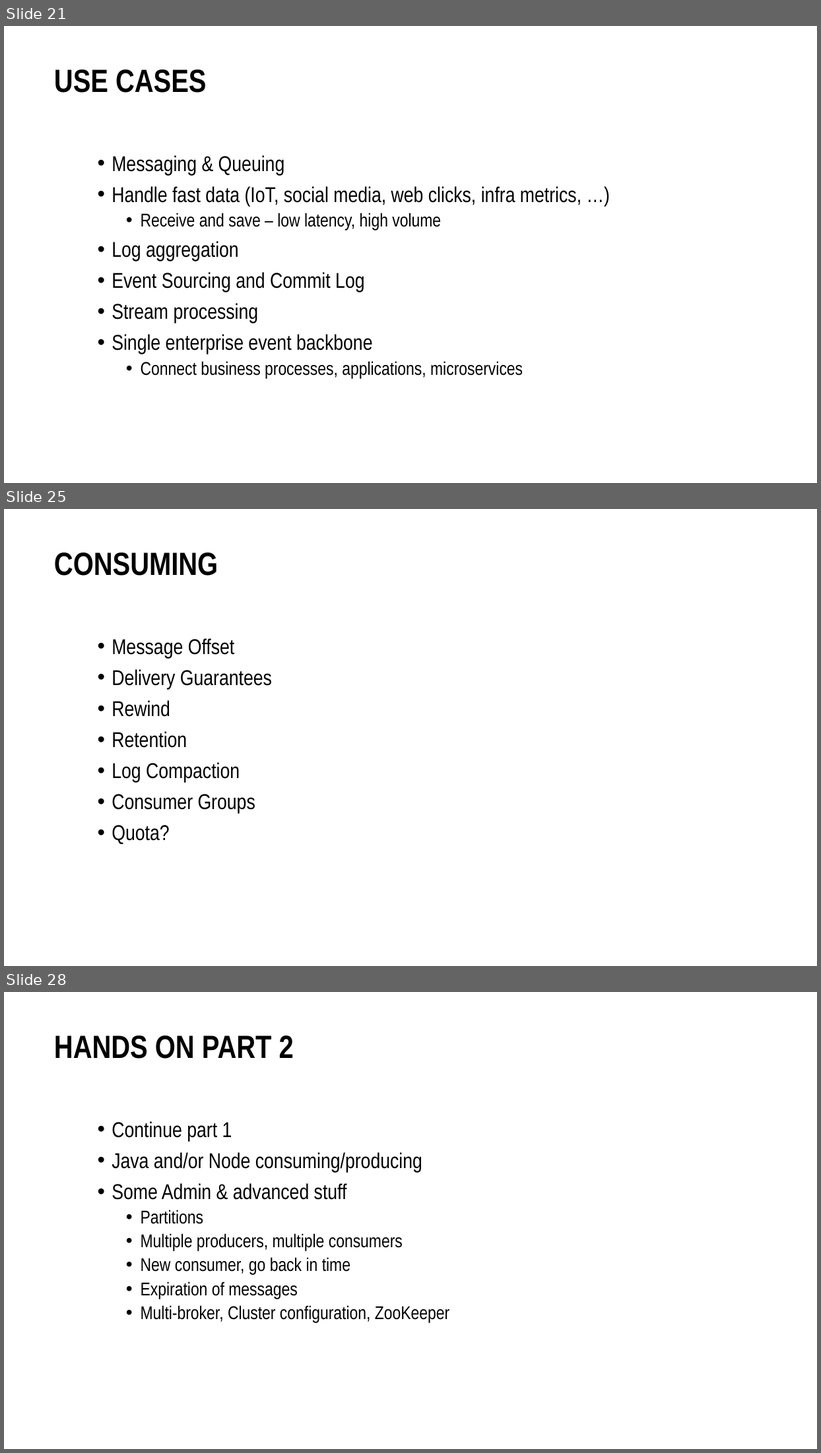
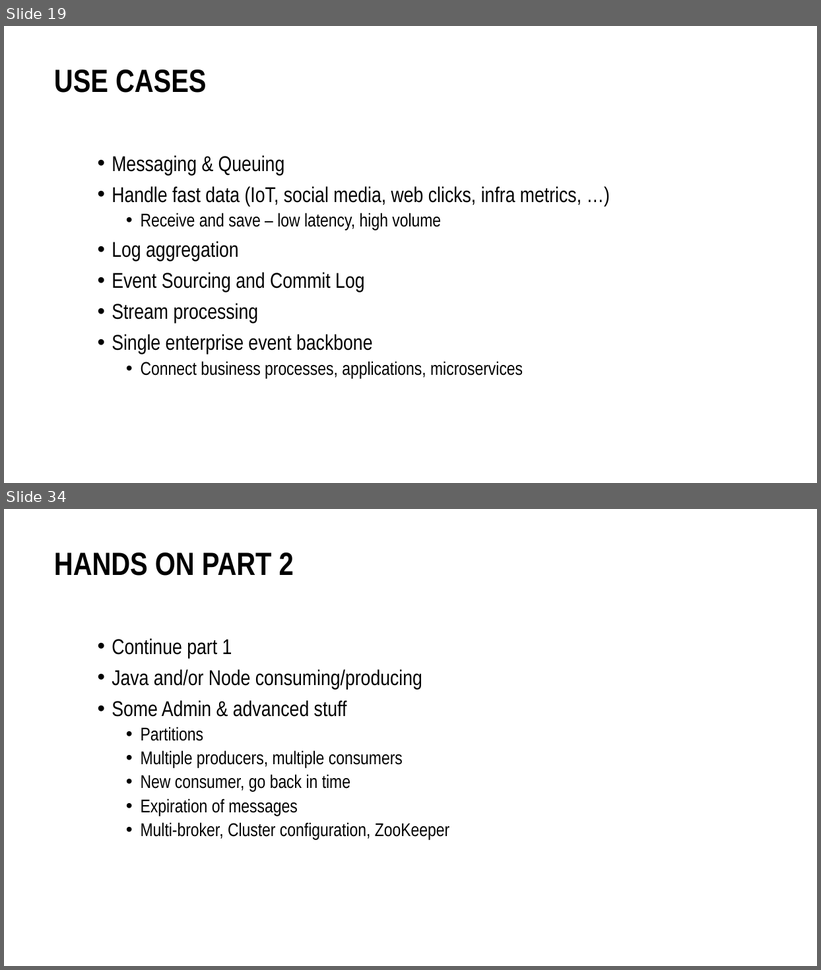
Before and after one commit to MaartenSmeets/kafka-workshop, a slide deck: Kafka_SIG_09feb2017.pptx. Shown one above the other, each under a label of ours: slides 21, 25 and 28 before the commit, slides 19 and 34 after it; the slides between them are not shown. The pictures are 821x1453 and 821x970 pixels, drawn with LibreOffice and Linux fonts; fonts in the diff are those of the drawing; background and template pictures are left out. Boxes give left, top, right and bottom in pixels: in the first picture for what was removed or moved away, otherwise in the second. Text is boxed around its words. In the diff, an @@ line names an element or a change of style, - is before the commit and + after.

```diff
--- a/Kafka_SIG_09feb2017.pptx
+++ b/Kafka_SIG_09feb2017.pptx
@@ slide 25 removed at <box>4,509,817,966</box>, background #FFFFFF @@
@@ title removed at <box>54,553,218,576</box> @@
-CONSUMING
@@ text removed at <box>112,638,272,844</box> @@
-• Message Offset
-• Delivery Guarantees
-• Rewind
-• Retention
-• Log Compaction
-• Consumer Groups
-• Quota?
@@ what was slide 21 is now slide 19 @@
@@ what was slide 28 is now slide 34 @@
```
Also in this commit, not shown: 7 slides changed, 9 slides added, 2 other slides removed.
